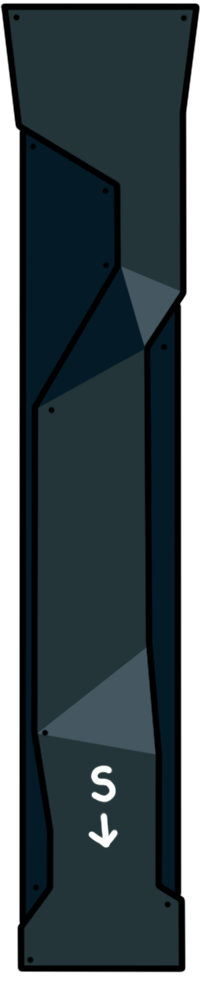
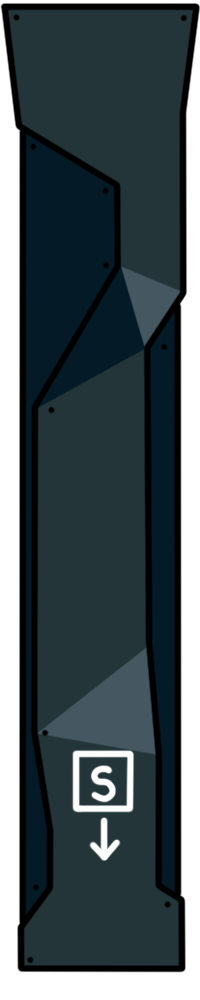
Comparing the layer stacks of the two 200 × 1000 images. Changes:
painted on "Linework" over [72, 749, 135, 862]
